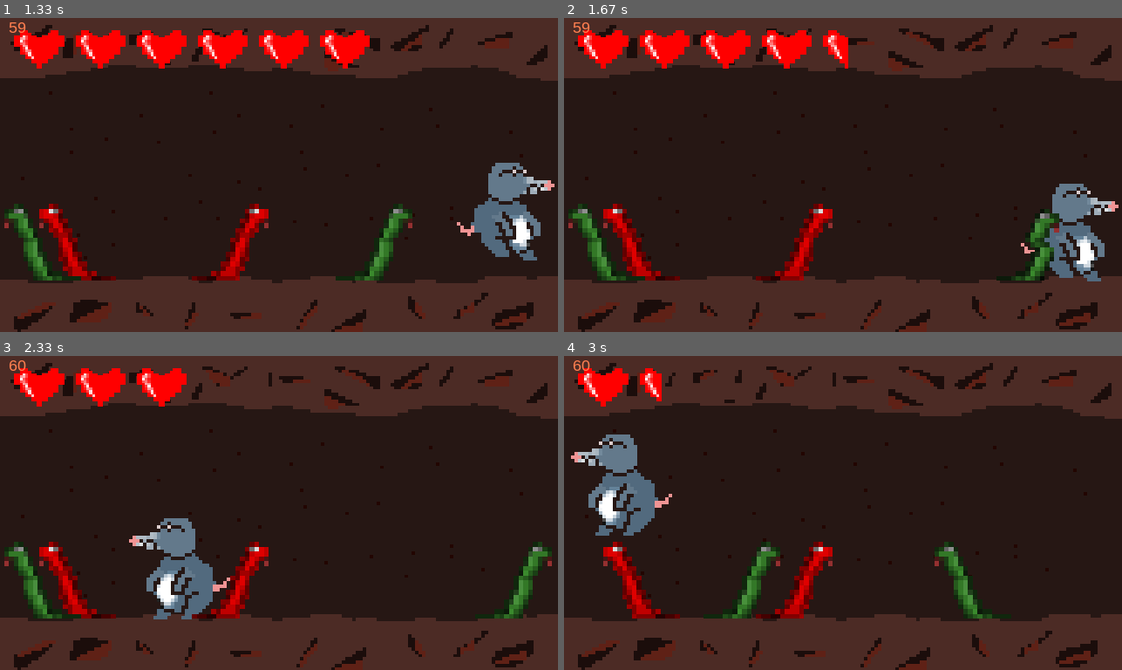
Above: before the commit, frames 1-4 (two rows, left to right).
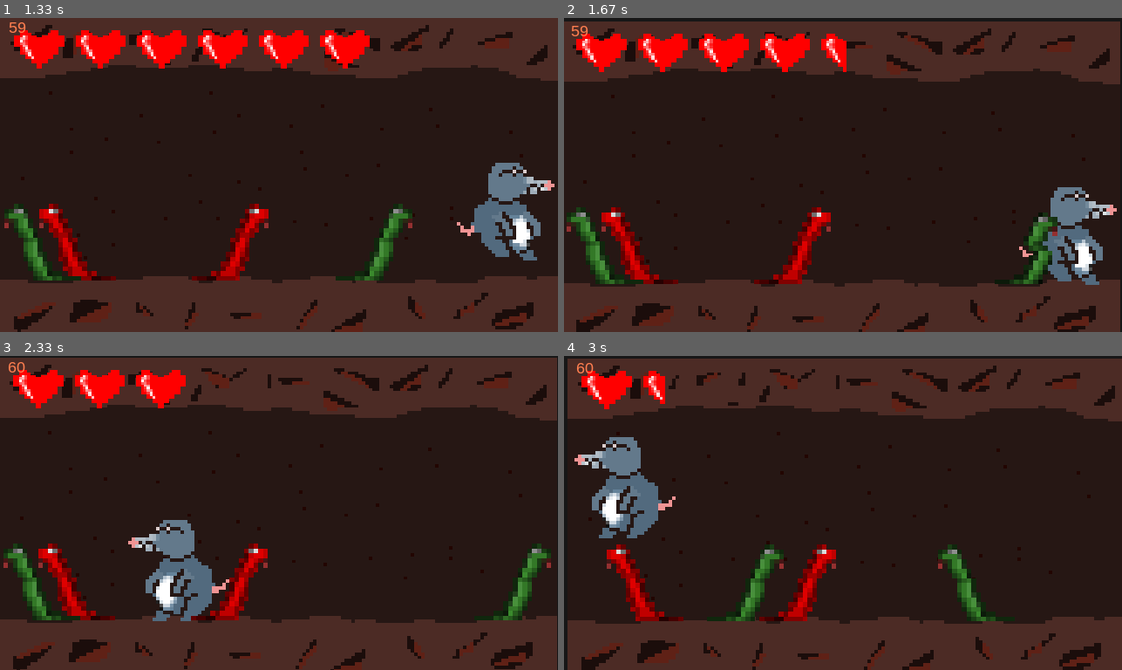
Above: after the commit, the same moments.

Repository: ginestopo/Game-in-Pygame
Game: pygame game, started from game/game.py
Two runs of this game, one before a commit and one after it. Both use one fixed random seed, a clock stepped at 60 frames per second and the inputs below.
Inputs:
- Up to frame 1 (1.33 s): hold Right 0.33-0.8 s; hold Up 0.83-1.13 s; hold Right from 1.17 s (still down)
- Up to frame 2 (1.67 s): release Right at 1.63 s
- Up to frame 3 (2.33 s): hold Left 1.67-2.2 s; hold Left from 2.23 s (still down)
- Up to frame 4 (3 s): release Left at 2.63 s; hold Up from 2.67 s (still down)

Frame 1 is identical in both runs. In frame 2, 11% of the frame differs, in the area x 0-100%, y 0-100%; in frame 3, 6.2%; in frame 4, 11%.

Commit message:
Screen is now Shaking! End screen fixed

Diff:
--- a/game/game.py
+++ b/game/game.py
@@ -386,11 +386,15 @@
         self.images = []
         self.frames = 13 #from 1-13
 
-        for i in range(0,self.frames-1):
+        for i in range(0,self.frames):
             a = str(0)+str(i) if (i<10) else str(i)
             img = pygame.image.load(os.path.join('images','hearts'+a+'.png'))
             global width,height
             img = pygame.transform.scale(img, (width-130,height-100)) #scaling sprite
+
+            if(i == 12): #scaling end game screen
+                img = pygame.transform.scale(img, (width,height)) #scaling sprite
+
             #set black as transparent backround
             img.convert()
             img.convert_alpha()
@@ -405,6 +409,8 @@
             for i in range(0,self.frames):
                 if(i == hearts_left):
                     self.image = self.images[i]
+
+
 '''
 Add class to world
 '''
@@ -460,6 +466,8 @@
 hearts_list = pygame.sprite.Group()
 hearts_list.add(hearts)
 
+#screen shake
+screenshake = 0
 
 '''
 Main Loop__________________________________________________________________________________
@@ -559,9 +567,22 @@
   hearts.display_hearts(-player.health+10)
   hearts_list.draw(main_surface)
 
+  #screen shake pygame.sprite.spritecollide(self,enemy_list,False)
+  if pygame.sprite.spritecollide(player,enemy_list,False):
+      screenshake = 30
+
+  if screenshake > 0:
+      screenshake -= 1
+
+  render_offset = [0,0]
+
+  if screenshake:
+      render_offset[0] = random.randint(0,8) - 4
+      render_offset[1] = random.randint(0,8) - 4
+
 
   main_surface.blit(update_fps(), (10,0))
-  screen.blit(main_surface,(0,0))           #draw the main surface on th screen
+  screen.blit(main_surface,render_offset)           #draw the main surface on th screen
 
   pygame.display.flip() #show changes in screen
   fpsClock.tick(fps)
